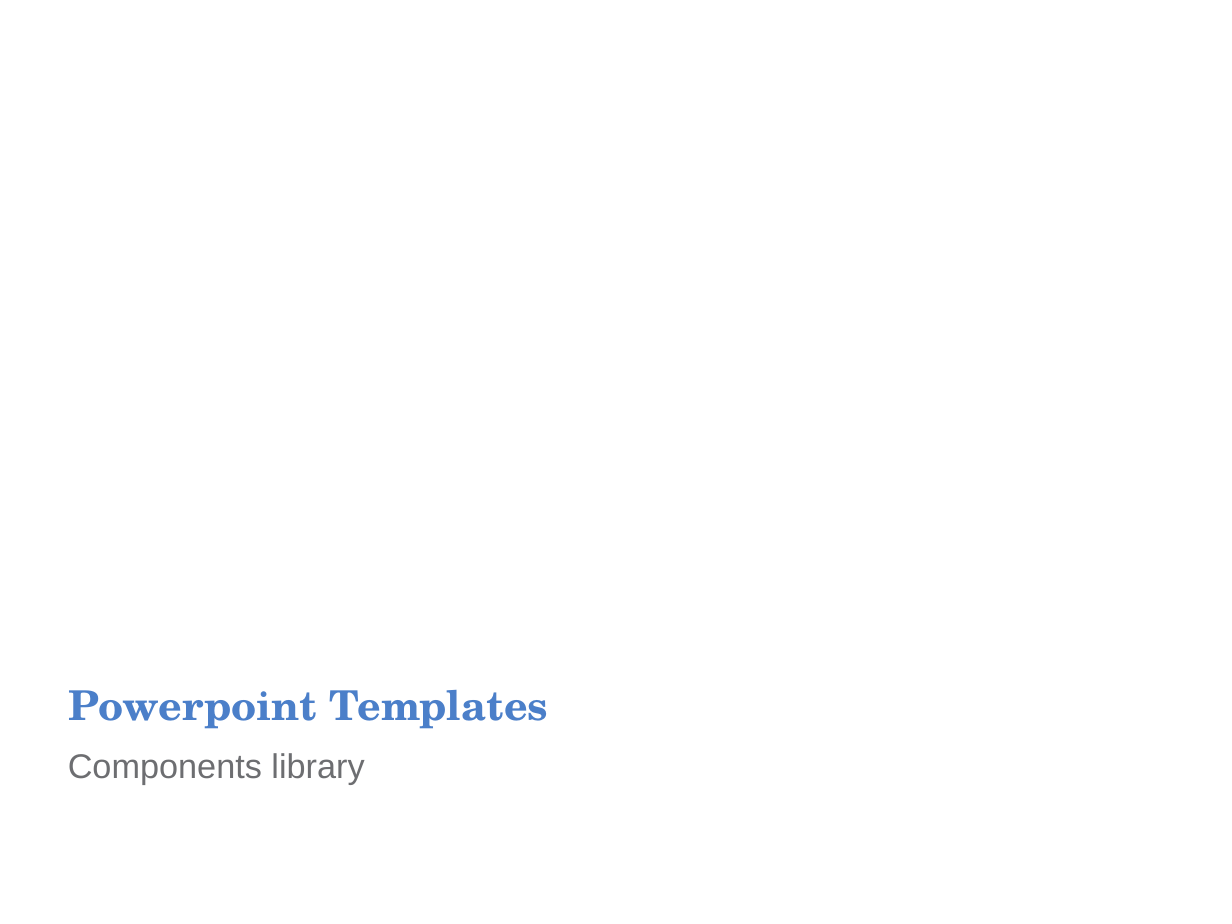
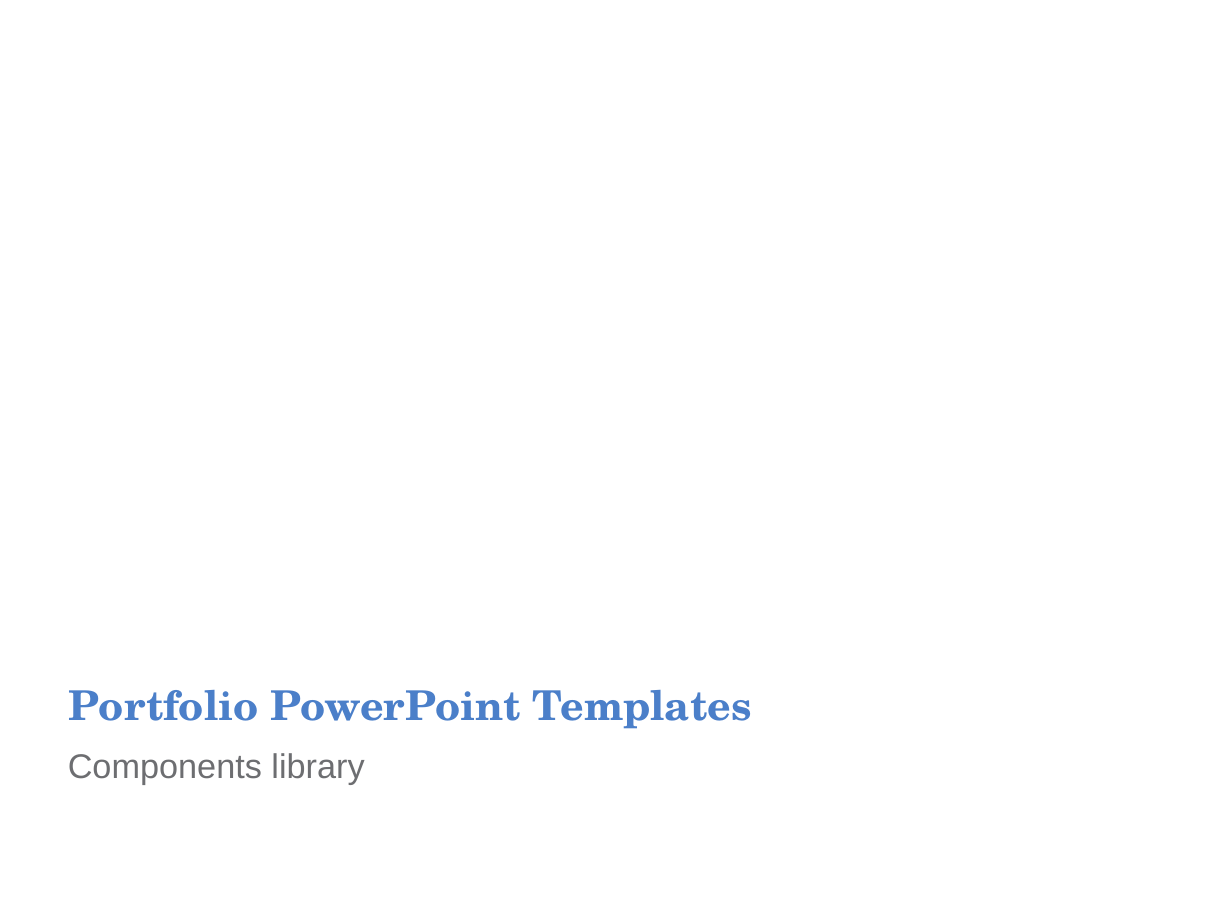
Before and after one commit to CAST-projects/ReportGenerator, a slide deck: slide 1 of CastReporting.Reporting/TemplatesFiles/1- Powerpoint-components-library.pptx. Drawn at 1232x924 pixels with LibreOffice and Linux fonts; fonts in the diff are those of the drawing; background and template pictures are left out. Boxes give left, top, right and bottom in pixels: in the first picture for what was removed or moved away, otherwise in the second. Text is boxed around its words. In the diff, an @@ line names an element or a change of style, - is before the commit and + after.

```diff
--- a/CastReporting.Reporting/TemplatesFiles/1- Powerpoint-components-library.pptx
+++ b/CastReporting.Reporting/TemplatesFiles/1- Powerpoint-components-library.pptx
@@ title at (69, 690, 752, 729): text changed @@
-Powerpoint Templates
+Portfolio PowerPoint Templates
```
Also in this commit, not shown: 6 other slides changed, 7 slides added, 47 slides removed.
